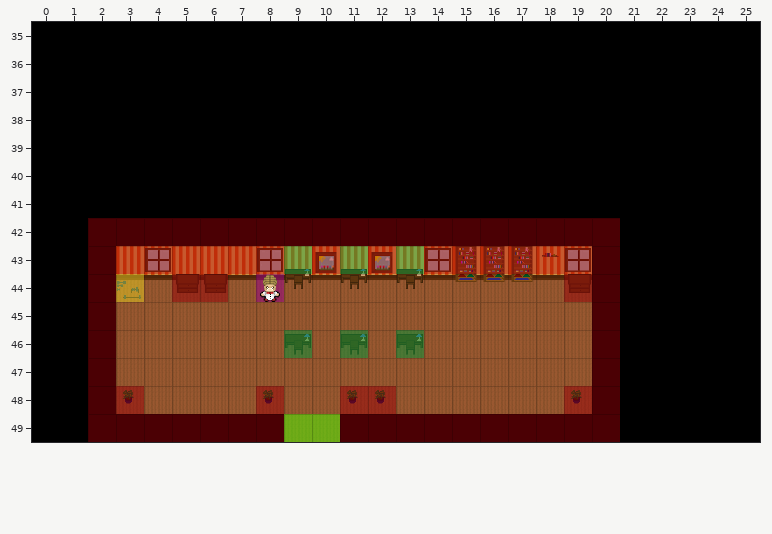
Two versions of a level (Tiled map, TileRpg/TileRpg/school.tmx). The first picture shows the starting point.
Cells are 32x32 px. Shown: x 0..25, y 35..49.
New version:
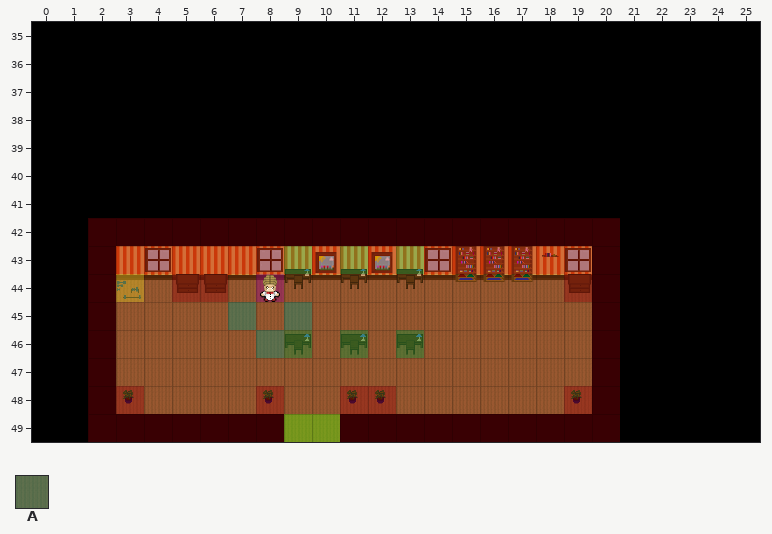
Key: from "meta-tiles": A 3.
_ is an empty cell, . an unchanged one.
See-through tiles are keyed as they look on the map.
Change:
layer "Meta" opacity 50% -> 38%
--- layer "Meta"
@@ x 7..9 @@
-45 _._
-46 ._.
+45 A.A
+46 .A.
